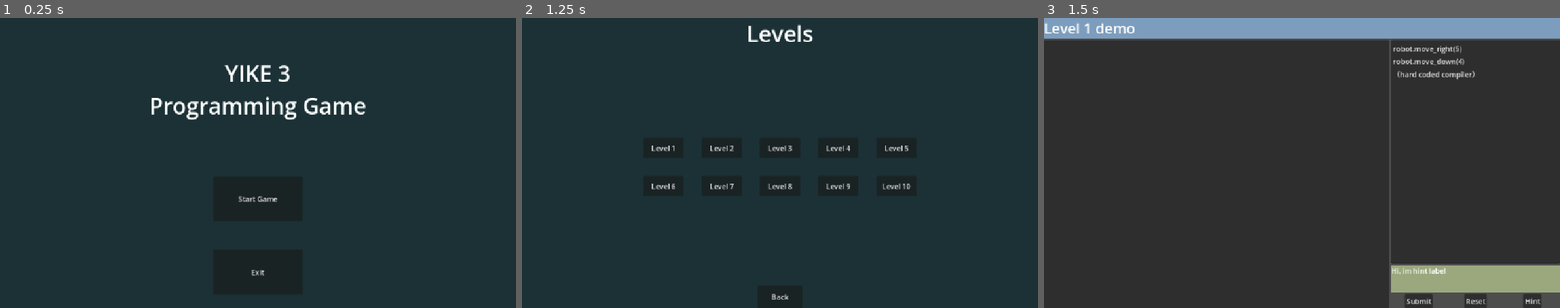
Above: before the commit, frames 1-3 (left to right).
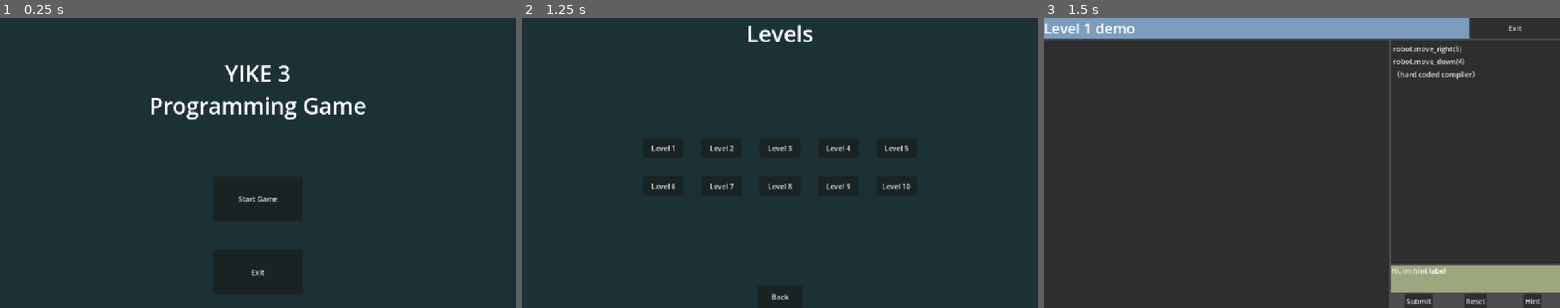
Above: after the commit, the same moments.

Repository: kingsley852412/FYP-YIKE-3-
Game: Godot game, scene res://start_menu.tscn
Two runs of this game, one before a commit and one after it. Both use one fixed random seed, a clock stepped at 60 frames per second and the inputs below. The project has no main scene, so this scene is started directly.
Inputs:
- Up to frame 1 (0.25 s): no input
- Up to frame 2 (1.25 s): click "Start Game" at 0.5 s
- Up to frame 3 (1.5 s): click "Level 2" at 1.25 s

Frames 1-2 are identical in both runs. In frame 3, 1.3% of the frame differs, in the area x 82-100%, y 0-8%.
Error before the commit: Assertion failed: .tscn not found in LEVEL_PATH (res://level.gd:66)
Error after the commit: Assertion failed: .tscn not found in LEVEL_PATH (res://level.gd:68)

Commit message:
implemented menu swapping function
back buttons now works for level selection menu and
a back button is added in level.scene, and it works, going back to level selection menu

Diff:
--- a/autoloads/scene_manager.gd
+++ b/autoloads/scene_manager.gd
@@ -30,8 +30,8 @@
 	selected_level = level_number
 	goto("res://level.tscn")
 
-func goto_main_menu() -> void:
-	goto("res://main_menu.tscn")
+func goto_start_menu() -> void:
+	goto("res://start_menu.tscn")
 
 func goto_level_select() -> void:
 	goto("res://level_select_menu.tscn")
--- a/level.gd
+++ b/level.gd
@@ -20,6 +20,8 @@
 
 ## Shows the next hint in the level's hint list.
 @onready var hint_button: Button = $VBoxContainer/HBoxContainer/VBoxContainer/HBoxContainer/HintButton
+
+@onready var exit_button: Button = $VBoxContainer/HBoxContainer2/ExitButton
 
 ## The embedded level instance. Created in [method _ready]; do not access before then.
 @onready var game_map_scene: GameMapScene
@@ -103,6 +105,8 @@
 		game_map_scene.refresh_hint
 	)
 
+	exit_button.pressed.connect(SceneManager.goto_level_select)
+
 # Called every frame. 'delta' is the elapsed time since the previous frame.
 func _process(delta: float) -> void:
 	pass
--- a/level.tscn
+++ b/level.tscn
@@ -25,12 +25,21 @@
 grow_horizontal = 2
 grow_vertical = 2
 
-[node name="TitleLabel" type="Label" parent="VBoxContainer" unique_id=1736282667]
+[node name="HBoxContainer2" type="HBoxContainer" parent="VBoxContainer" unique_id=680529389]
 layout_mode = 2
+
+[node name="TitleLabel" type="Label" parent="VBoxContainer/HBoxContainer2" unique_id=1736282667]
+layout_mode = 2
+size_flags_horizontal = 3
 size_flags_vertical = 0
 theme_override_font_sizes/font_size = 32
 theme_override_styles/normal = SubResource("StyleBoxFlat_5xgho")
 text = "Level 1 demo"
+
+[node name="ExitButton" type="Button" parent="VBoxContainer/HBoxContainer2" unique_id=1766664081]
+custom_minimum_size = Vector2(200, 0)
+layout_mode = 2
+text = "Exit"
 
 [node name="HBoxContainer" type="HBoxContainer" parent="VBoxContainer" unique_id=1573318574]
 layout_mode = 2
--- a/level_select_menu.gd
+++ b/level_select_menu.gd
@@ -1,6 +1,8 @@
 extends Control
 
 @onready var grid: GridContainer = $VBoxContainer/GridContainer
+
+@onready var back_button: Button = $VBoxContainer/BackButton
 
 const LEVEL_COUNT: int = 10
 const BUTTON_MIN_SIZE: Vector2 = Vector2(90, 45)
@@ -10,16 +12,13 @@
 	for level_num in range(1, LEVEL_COUNT + 1):
 		var btn := Button.new()
 		btn.text = "Level %d" % level_num
-		btn.pressed.connect(_on_level_pressed.bind(level_num))
+		btn.pressed.connect(SceneManager.goto_level.bind(level_num))
 		grid.add_child(btn)
 		btn.custom_minimum_size = BUTTON_MIN_SIZE
+
+	#connect back_button signal to "go to main menu"
+	back_button.pressed.connect(SceneManager.goto_start_menu)
 
 # Called every frame. 'delta' is the elapsed time since the previous frame.
 func _process(delta: float) -> void:
 	pass
-
-func _on_level_pressed(level_num: int) -> void:
-	SceneManager.goto_level(level_num)
-
-func _on_back_pressed() -> void:
-	SceneManager.goto_main_menu()
